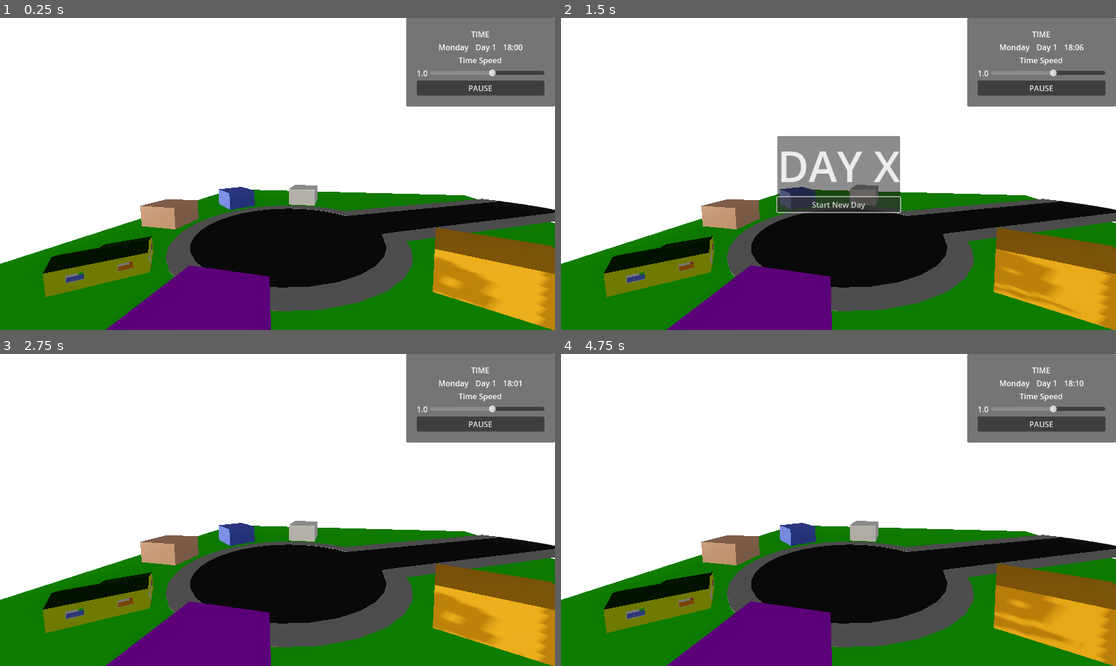
Above: before the commit, frames 1-4 (two rows, left to right).
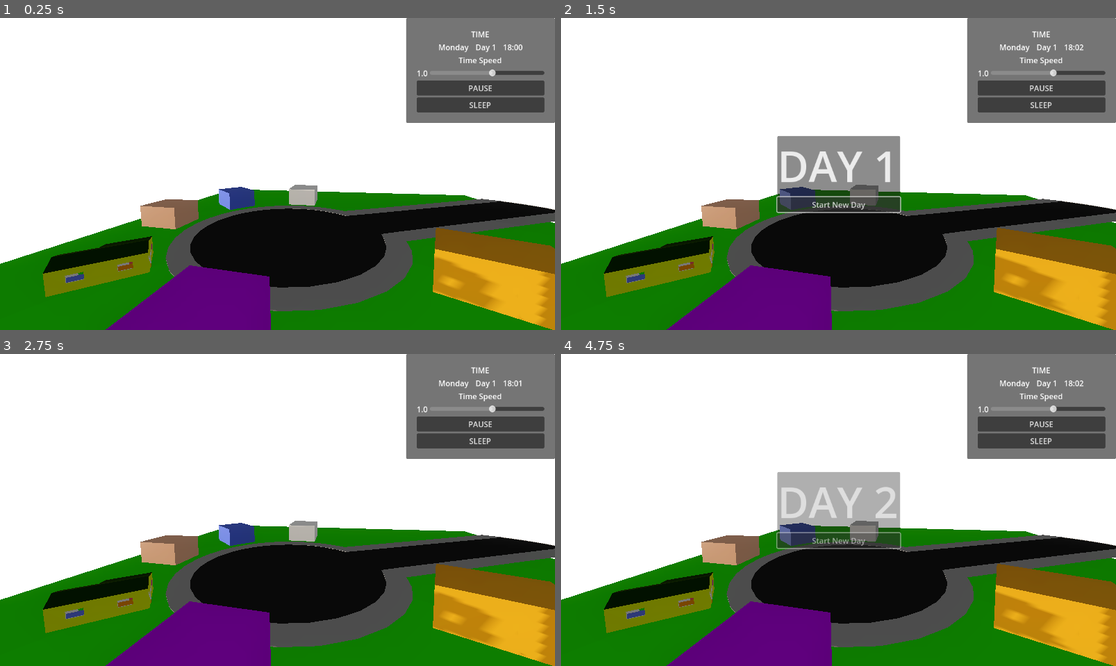
Above: after the commit, the same moments.

Repository: hamgoblin45/Fascism-Sim
Game: Godot game, scene res://main.tscn
Same seed, same stepped clock (60 frames per second), same inputs: the game is played once before the commit and once after it.
Inputs (mouse positions are in pixels of both pictures, inside the frame that each line leads up to):
- Up to frame 1 (0.25 s): no input
- Up to frame 2 (1.5 s): click (1043, 105) at 0.5 s, where only the run after the commit has a clickable "SLEEP"; click (838, 205) at 1.25 s, where only the run after the commit has a clickable "Start New Day"
- Up to frame 3 (2.75 s): click "Start New Day" at 2 s
- Up to frame 4 (4.75 s): click (1043, 441) at 2.75 s, where only the run after the commit has a clickable "SLEEP"; click (1043, 441) at 3.5 s, where only the run after the commit has a clickable "SLEEP"; click (838, 541) at 4.25 s, where only the run after the commit has a clickable "Start New Day"

The runs differ from the first frame. In frame 1, 2.1% of the frame differs, in the area x 73-100%, y 25-34%; in frame 2, 2.9%; in frame 3, 2.1%; in frame 4, 8.0%, in the area x 29-100%, y 8-98%.

Commit message:
"sleep" function works

Diff:
--- a/fasc-sim-time/Maps/time_control_ui.gd
+++ b/fasc-sim-time/Maps/time_control_ui.gd
@@ -59,3 +59,7 @@
 		%PauseButton.text = "RESUME"
 	else:
 		%PauseButton.text = "PAUSE"
+
+
+func _on_sleep_button_pressed() -> void:
+	EventBus.end_day.emit()
--- a/fasc-sim-time/day_transition.gd
+++ b/fasc-sim-time/day_transition.gd
@@ -10,6 +10,7 @@
 
 func _start_day_transition():
 	print("Start_Day_Transition called on DayTransition")
+	EventBus.set_paused.emit(true)
 	show()
 	new_day_label.text = "DAY %s" % str(GameState.day)
 	new_day_fade.play("fade_in")
--- a/fasc-sim-time/main.tscn
+++ b/fasc-sim-time/main.tscn
@@ -234,6 +234,11 @@
 layout_mode = 2
 text = "PAUSE"
 
+[node name="SleepButton" type="Button" parent="TimeControl/TimeControlUI/MarginContainer/MainVBox"]
+unique_name_in_owner = true
+layout_mode = 2
+text = "SLEEP"
+
 [node name="DayTransition" type="Control" parent="."]
 process_mode = 3
 layout_mode = 3
@@ -293,6 +298,7 @@
 
 [connection signal="value_changed" from="TimeControl/TimeControlUI/MarginContainer/MainVBox/SpeedContainer/SpeedRow/SpeedSlider" to="TimeControl/TimeControlUI" method="_on_speed_slider_value_changed"]
 [connection signal="pressed" from="TimeControl/TimeControlUI/MarginContainer/MainVBox/PauseButton" to="TimeControl/TimeControlUI" method="_on_pause_button_pressed"]
+[connection signal="pressed" from="TimeControl/TimeControlUI/MarginContainer/MainVBox/SleepButton" to="TimeControl/TimeControlUI" method="_on_sleep_button_pressed"]
 [connection signal="pressed" from="DayTransition/NewDayPanel/VBoxContainer/StartNewDayButton" to="DayTransition" method="_on_start_new_day_button_pressed"]
 [connection signal="animation_finished" from="DayTransition/NewDayPanel/NewDayFade" to="DayTransition" method="_on_new_day_fade_animation_finished"]
 [connection signal="timeout" from="TimeManager/Timer" to="TimeManager" method="_on_timer_timeout"]
